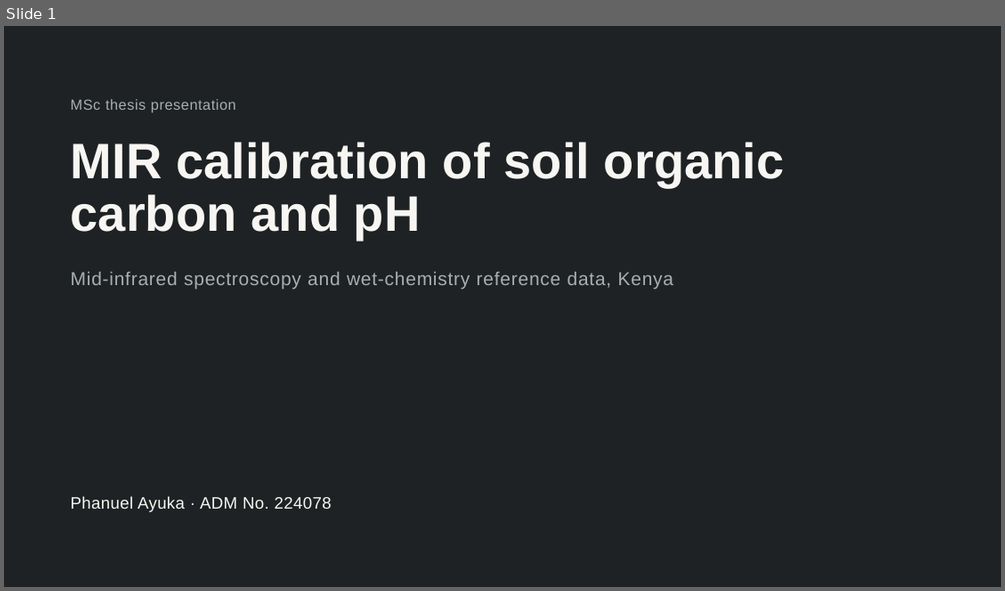
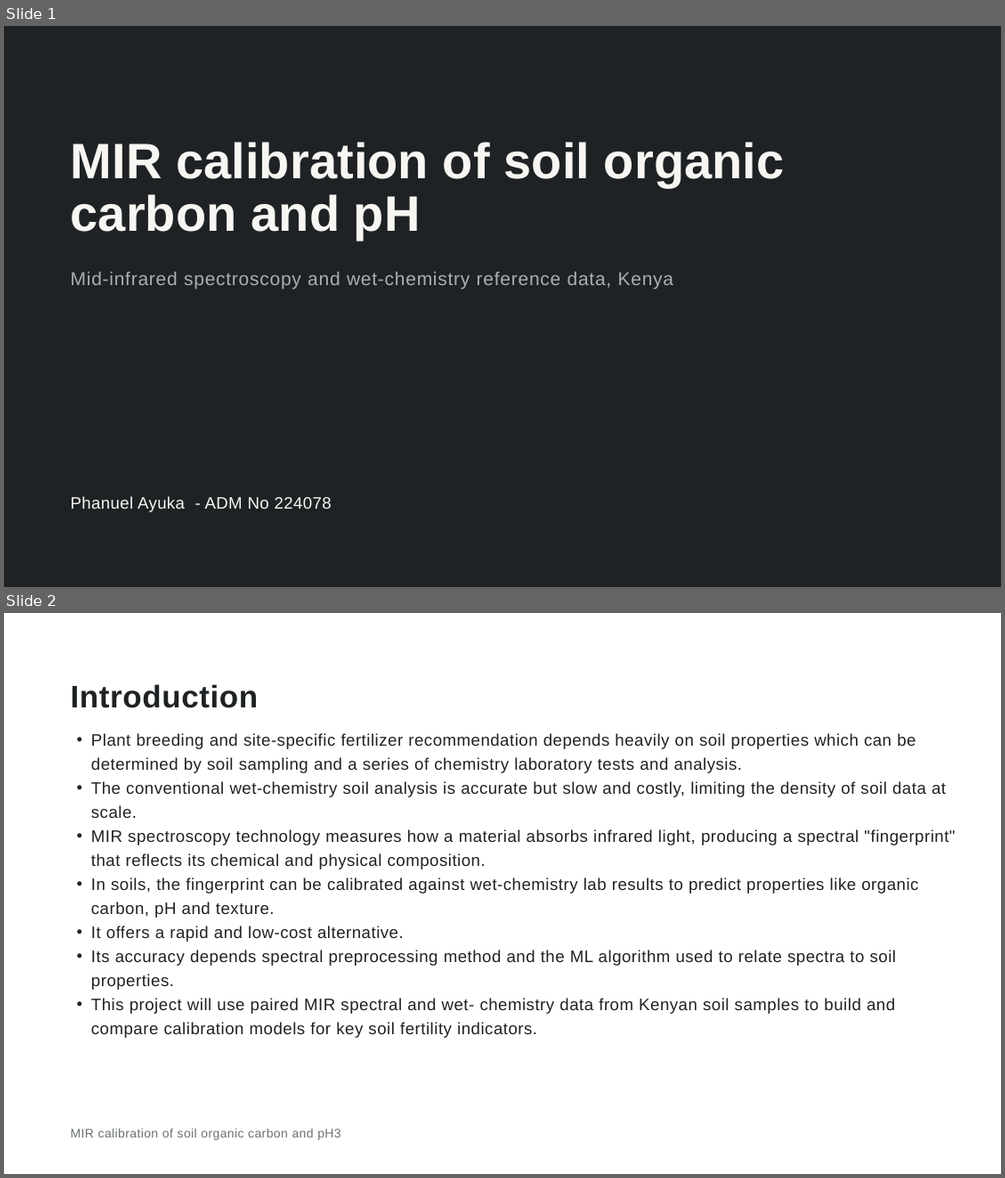
Before and after one commit to phanuelayuka/DSA8401_AML_capstone_project, a slide deck: MIR calibration of soil organic carbon and pH.pptx. Shown one above the other, each under a label of ours: slide 1 before the commit, slides 1 and 2 after it. The pictures are 1005x591 and 1005x1178 pixels, drawn with LibreOffice and Linux fonts; fonts in the diff are those of the drawing. Boxes give left, top, right and bottom in pixels: in the first picture for what was removed or moved away, otherwise in the second. Text is boxed around its words. In the diff, an @@ line names an element or a change of style, - is before the commit and + after.

```diff
--- a/MIR calibration of soil organic carbon and pH.pptx
+++ b/MIR calibration of soil organic carbon and pH.pptx
@@ slide 2 added at [4, 613, 1001, 1174], background #FFFFFF @@
@@ title added at [71, 684, 258, 708], 30 pt, text #1E2224, bold @@
+Introduction
@@ text added at [91, 733, 955, 1038], 16 pt, text #1E2224 @@
+• Plant breeding and site-specific fertilizer recommendation depends heavily on soil properties which can be determined by soil sampling and a series of chemistry laboratory tests and analysis.
+• The conventional wet-chemistry soil analysis is accurate but slow and costly, limiting the density of soil data at scale.
+• MIR spectroscopy technology measures how a material absorbs infrared light, producing a spectral "fingerprint" that reflects its chemical and physical composition.
+• In soils, the fingerprint can be calibrated against wet-chemistry lab results to predict properties like organic carbon, pH and texture.
+• It oﬀers a rapid and low-cost alternative.
+• Its accuracy depends spectral preprocessing method and the ML algorithm used to relate spectra to soil properties.
+• This project will use paired MIR spectral and wet- chemistry data from Kenyan soil samples to build and compare calibration models for key soil fertility indicators.
@@ text added at [71, 1128, 340, 1140], 12 pt, text #6B7172 @@
+MIR calibration of soil organic carbon and pH3
@@ slide 1 changed as well @@
@@ text removed at [71, 99, 236, 112] @@
-MSc thesis presentation
@@ text at [71, 496, 332, 512]: text changed @@
-Phanuel Ayuka · ADM No. 224078
+Phanuel Ayuka - ADM No 224078
```
Also in this commit, not shown: 14 other slides changed, 1 other file.
